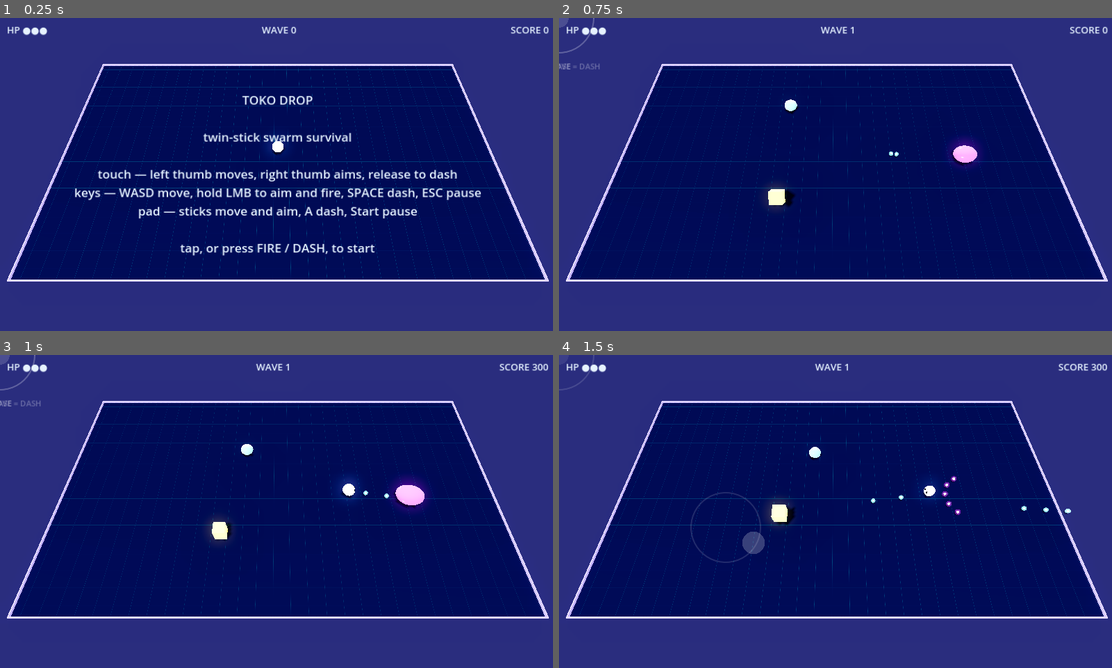
Above: before the commit, frames 1-4 (two rows, left to right).
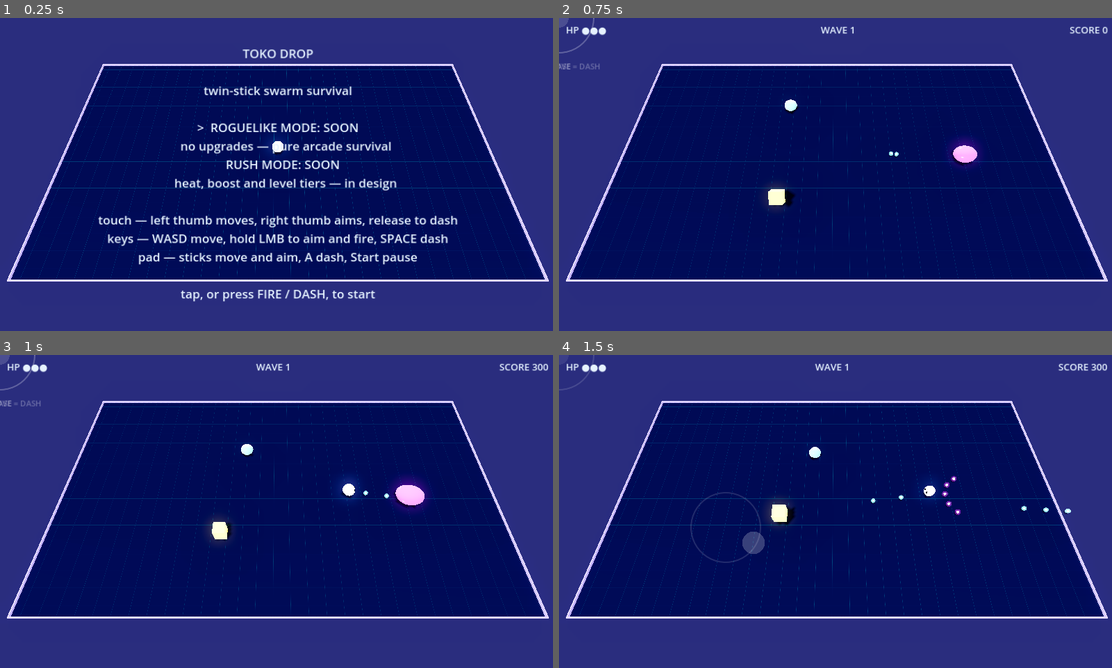
Above: after the commit, the same moments.

Repository: mbace1/toko-drop-godot
Game: Godot game, scene res://scenes/main.tscn
Two runs of this game, one before a commit and one after it. Both use one fixed random seed, a clock stepped at 60 frames per second and the inputs below.
Inputs (mouse positions are in pixels of both pictures, inside the frame that each line leads up to):
- Up to frame 1 (0.25 s): no input
- Up to frame 2 (0.75 s): tap Enter at 0.5 s; move the mouse to (957, 158) at 0.52 s; press the mouse at (957, 158) at 0.53 s; hold D (move_right) from 0.53 s (still down); tap Space (dash) at 0.6 s
- Up to frame 3 (1 s): keep holding D (move_right)
- Up to frame 4 (1.5 s): release D (move_right) at 1.25 s; release the mouse at (957, 495) at 1.25 s; drag from (724, 527) to (807, 574) at 1.27 s

The runs differ from the first frame. In frame 1, 9.8% of the frame differs, in the area x 1-100%, y 2-91%; in frame 2, nothing differs; in frame 3, nothing differs; in frame 4, nothing differs.

Commit message:
Design Rush Mode, and put the mode selector on the front page
Owner direction: a new front-page mode under the ROGUELIKE MODE button,
built to test ideas from Blade Rush.

RUSH_MODE.md is the design REQUEST, not canon — its section 5 is ten open
questions I could not answer alone. Researched the reference rather than
guessing at it: Blade Rush is by Noba, Steam appid 3238790, released May
2025. The store page is thin and the game has one public review, but its
40-achievement list names mechanics precisely (achievements have to be
checkable), and that is where the detail in section 2 comes from:

- HEAT is a metered resource with a fail state ("remaining below 66% heat")
- BOOST is a held, sustained state that kills on contact ("defeat 20 enemies
  in a single boost", "boost for 15 seconds without stopping") — a very
  different verb from this port's 0.18s i-frame dash
- ABILITIES are the synergy layer, and Heat Exchange ("burn 100 enemies") is
  the interesting one: it spends heat as ammo, so one meter is both the cost
  and the weapon
- LEVELS are escalation tiers inside a run, not a level select — that is the
  Geometry Wars structure meant here

Recorded as binding on the work: the roadmap's "No Geometry Wars aesthetic
drift" still holds (owner-confirmed, structure only — the gel look does not
move), touch is first-class so every proposed mechanic needs a two-thumb
answer, and Rush is its own ruleset rather than a toggle stacking on classic.

The front page now carries the selector in the browser build's order:
ROGUELIKE MODE, then RUSH MODE under it. Both read SOON — the plumbing is
real, the Rush ruleset deliberately is not, because guessing at heat and
boost rules before section 5 is answered is how a mode ends up with a
ruleset nobody chose.

Also fixed: the HUD stat row was drawing "WAVE 0" over the title screen,
which reads as a game already in progress.

Smoke test 78; boots clean.

Co-Authored-By: Claude Sonnet 5 <noreply@anthropic.com>
Claude-Session: https://claude.ai/code/session_01YVYCthnnpMWQ6WawyhARue

Diff:
--- a/scripts/main.gd
+++ b/scripts/main.gd
@@ -27,8 +27,27 @@
 
 enum State { MENU, PLAYING, PAUSED, DEAD }
 
+## The front-page mode list, in the browser build's order: ROGUELIKE MODE
+## first, RUSH MODE directly under it (owner direction, 2026-08-24).
+##
+## RUSH is designed in RUSH_MODE.md and NOT implemented yet — its §5 questions
+## are open, and guessing at heat/boost rules before they are answered is how a
+## mode ends up with a ruleset nobody chose. Selecting it today starts an
+## ordinary run with `mode` set, so the plumbing is real and the rules land in
+## one place when they are decided.
+enum Mode { CLASSIC, ROGUELIKE, RUSH }
+
+const MODE_ROWS := [
+	{"mode": Mode.ROGUELIKE, "label": "ROGUELIKE MODE",
+	 "note": "no upgrades — pure arcade survival", "ready": false},
+	{"mode": Mode.RUSH, "label": "RUSH MODE",
+	 "note": "heat, boost and level tiers — in design", "ready": false},
+]
+
 var state := State.MENU
 var score := 0
+var mode := Mode.CLASSIC
+var _menu_row := 0        # which mode row the selector is on; -1 = none
 
 var player: Player
 var bullets: BulletPool
@@ -408,16 +427,43 @@
 
 func _show_menu() -> void:
 	state = State.MENU
-	_msg_label.text = "TOKO DROP\n\ntwin-stick swarm survival\n\n" \
-		+ "touch — left thumb moves, right thumb aims, release to dash\n" \
-		+ "keys — WASD move, hold LMB to aim and fire, SPACE dash, ESC pause\n" \
-		+ "pad — sticks move and aim, A dash, Start pause\n\n" \
-		+ ("best %d\n\n" % save.hi_score if save.hi_score > 0 else "") \
-		+ "tap, or press FIRE / DASH, to start"
+	_msg_label.text = _menu_text()
 	_msg_label.show()
+
+## The title screen, built as text so it reflows on a phone without a layout
+## pass. The selected mode row is marked with a caret, the same way the
+## browser hub marks its selection.
+func _menu_text() -> String:
+	var out := ["TOKO DROP", "", "twin-stick swarm survival", ""]
+	for i in MODE_ROWS.size():
+		var row: Dictionary = MODE_ROWS[i]
+		var caret := ">" if i == _menu_row else " "
+		var state_txt := "ON" if mode == row["mode"] else "OFF"
+		if not row["ready"]:
+			state_txt = "SOON"
+		out.append("%s  %s: %s" % [caret, row["label"], state_txt])
+		out.append("     %s" % row["note"])
+	out.append("")
+	out.append("touch \u2014 left thumb moves, right thumb aims, release to dash")
+	out.append("keys \u2014 WASD move, hold LMB to aim and fire, SPACE dash")
+	out.append("pad \u2014 sticks move and aim, A dash, Start pause")
+	out.append("")
+	if save.hi_score > 0:
+		out.append("best %d" % save.hi_score)
+		out.append("")
+	out.append("tap, or press FIRE / DASH, to start")
+	return "\n".join(out)
 
 func _update_hud() -> void:
 	if player == null:
+		return
+	# The stat row belongs to a RUN. On the title screen it was reporting
+	# "WAVE 0" over the mode list, which reads as a game already in progress.
+	var in_run := state == State.PLAYING or state == State.PAUSED or state == State.DEAD
+	_hp_label.visible = in_run
+	_wave_label.visible = in_run
+	_score_label.visible = in_run
+	if not in_run:
 		return
 	_hp_label.text = "HP " + "●".repeat(maxi(player.hp, 0)) + "○".repeat(maxi(player.max_hp - player.hp, 0))
 	_wave_label.text = "WAVE %d" % waves.wave
--- a/tools/capture.gd
+++ b/tools/capture.gd
@@ -32,6 +32,9 @@
 	get_root().add_child(_main)
 	# Drop straight into a run rather than sitting on the menu — the menu is
 	# not the thing being judged.
+	# arg[3] == "menu" photographs the title screen instead of a run.
+	if OS.get_cmdline_user_args().size() > 3 and OS.get_cmdline_user_args()[3] == "menu":
+		return
 	_main.call_deferred("_start_game")
 	# Jump the director forward so wave-2+ types appear in the shots.
 	var w := int(OS.get_cmdline_user_args()[2]) if OS.get_cmdline_user_args().size() > 2 else 0
Not shown, added: RUSH_MODE.md
